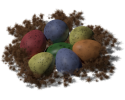
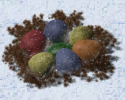
Revision of a layered 125 × 100 image; what changed, layer by layer:
added layer "snow layer" above "Black" over [5, 12, 111, 88]
added layer "snow background (testing)" over [0, 0, 125, 100]
